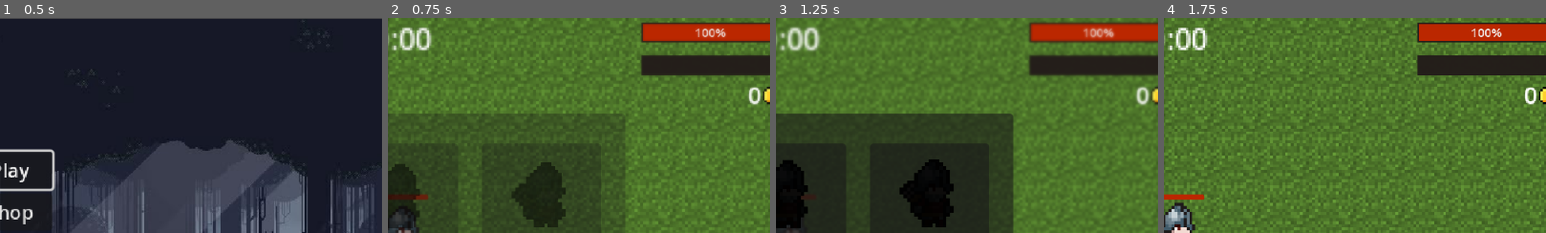
Above: before the commit, frames 1-4 (left to right).
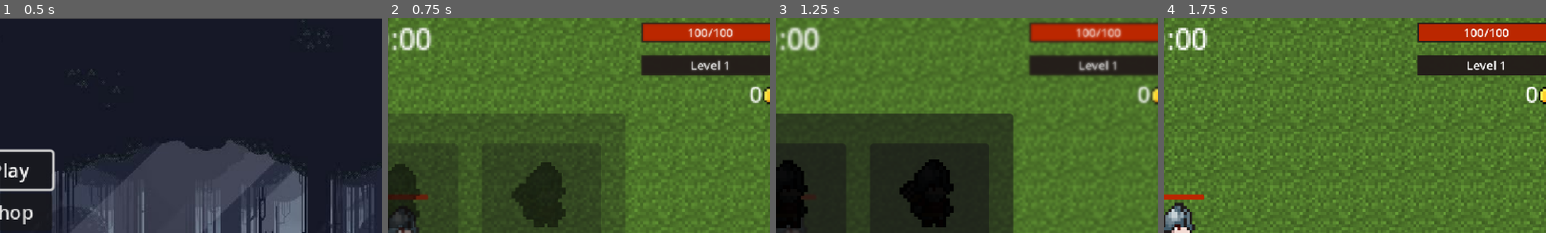
Above: after the commit, the same moments.

Repository: Qxver/Godot-Game
Game: Godot game, scene res://Menu/menu.tscn
The game is run twice, just before and just after one commit, with the same random seed, the same clock (stepped at 60 frames per second) and the same inputs.
Inputs (mouse positions are % of the whole screen's width and height, from its top left):
- Up to frame 1 (0.5 s): no input
- Up to frame 2 (0.75 s): click "Play" at 0.5 s
- Up to frame 3 (1.25 s): no input
- Up to frame 4 (1.75 s): click (31, 50) at 1.25 s
The pictures show only the part of the screen within x 49-99%, y 0-50%; the shares and areas given below are measured in that part.

Frame 1 is identical in both runs. In frame 2, 0.8% of the frame differs, in the area x 78-98%, y 4-41%; in frame 3, 0.9%; in frame 4, 0.7%.

Commit message:
Health and exp bar finished

Diff:
--- a/game.gd
+++ b/game.gd
@@ -30,15 +30,21 @@
 		if time_passed >= 10:
 			time_passed = 0
 			%TimerMobSpawn.wait_time -= 0.1
+
+	# health and exp bar
 	%HealthBar.value = PlayerStats.health
 	var player = get_node("Player")
 	%ExpBar.max_value = player.exp_to_next_level
 	%ExpBar.value = player.exp
-
+	%ExpLabel.text = "Level " + str(player.level)
+	%HealthLabel.text = str(int(PlayerStats.health)) + "/" + str(int(PlayerStats.max_hp))
 
 
 func _ready() -> void:
 	%TimeLabel.set_text("0:00")
+	%ExpLabel.text = "Level 1"
+	%HealthLabel.text = str(int(PlayerStats.health)) + "/" + str(int(PlayerStats.max_hp))
+
 	var item = item_scene.instantiate()
 	coin_label()
 
--- a/game.tscn
+++ b/game.tscn
@@ -70,6 +70,22 @@
 theme_override_styles/background = SubResource("StyleBoxFlat_ryrav")
 theme_override_styles/fill = SubResource("StyleBoxFlat_eow3j")
 value = 100.0
+show_percentage = false
+
+[node name="HealthLabel" type="Label" parent="Player/Camera2D/HealthBar"]
+unique_name_in_owner = true
+layout_mode = 1
+anchors_preset = 8
+anchor_left = 0.5
+anchor_top = 0.5
+anchor_right = 0.5
+anchor_bottom = 0.5
+offset_left = -20.0
+offset_top = -11.5
+offset_right = 20.0
+offset_bottom = 11.5
+grow_horizontal = 2
+grow_vertical = 2
 
 [node name="ExpBar" type="ProgressBar" parent="Player/Camera2D"]
 unique_name_in_owner = true
@@ -82,6 +98,21 @@
 theme_override_styles/fill = SubResource("StyleBoxFlat_j5wjh")
 max_value = 1000.0
 show_percentage = false
+
+[node name="ExpLabel" type="Label" parent="Player/Camera2D/ExpBar"]
+unique_name_in_owner = true
+layout_mode = 1
+anchors_preset = 8
+anchor_left = 0.5
+anchor_top = 0.5
+anchor_right = 0.5
+anchor_bottom = 0.5
+offset_left = -20.0
+offset_top = -11.5
+offset_right = 20.0
+offset_bottom = 11.5
+grow_horizontal = 2
+grow_vertical = 2
 
 [node name="TimeLabel" type="Label" parent="Player/Camera2D"]
 unique_name_in_owner = true
@@ -107,6 +138,7 @@
 offset_right = 168.0
 offset_bottom = -29.0
 scale = Vector2(0.5, 0.5)
+theme_override_font_sizes/font_size = 15
 text = "0"
 horizontal_alignment = 2
 
--- a/player.gd
+++ b/player.gd
@@ -72,6 +72,7 @@
 func level_up():
 	exp-=exp_to_next_level
 	exp_to_next_level*=1.1
+	level += 1
 	levelup.emit()
 
 func get_exp(enemy_exp):
Not shown: 1 places in game.tscn that only renumber resources
